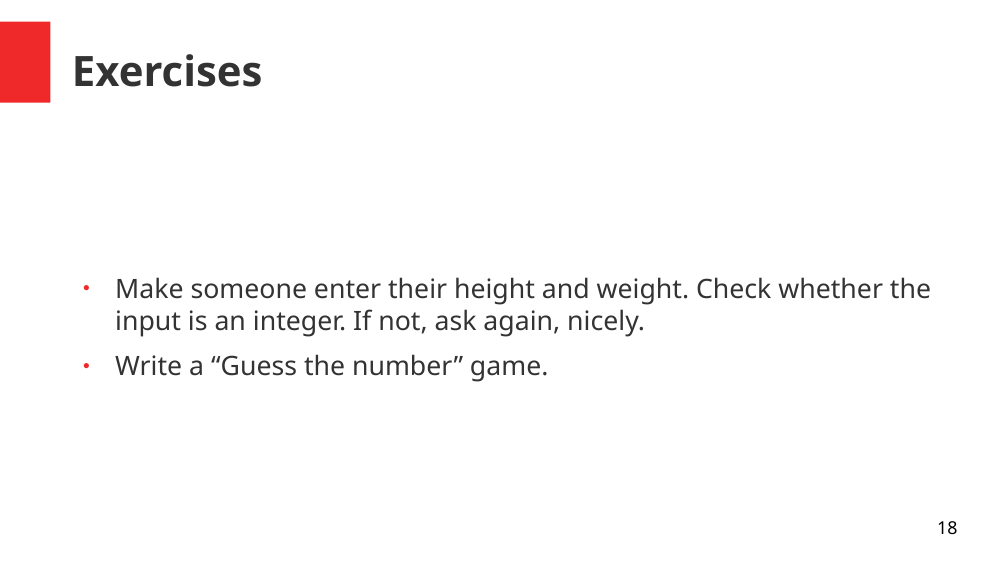
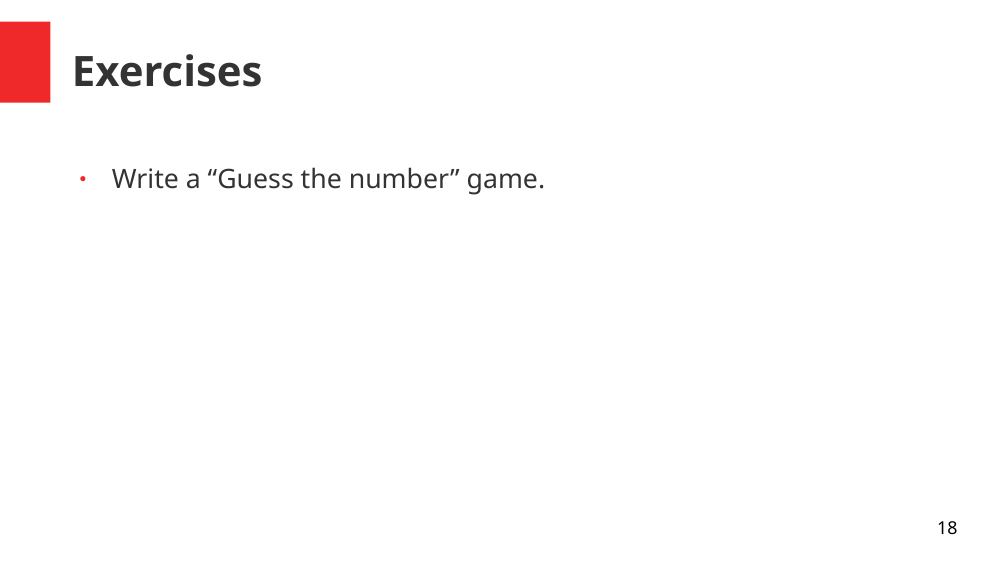
Before and after one commit to Bioinformatics-teaching-UiT/Python_2022, a slide deck: slide 18 of week1/day2/2_1_data_structures.odp. Drawn at 1008x567 pixels with LibreOffice and Linux fonts; fonts in the diff are those of the drawing. Boxes give left, top, right and bottom in pixels: in the first picture for what was removed or moved away, otherwise in the second. Text is boxed around its words. In the diff, an @@ line names an element or a change of style, - is before the commit and + after.

Commit message:
small updates to exercises

```diff
--- a/week1/day2/2_1_data_structures.odp
+++ b/week1/day2/2_1_data_structures.odp
@@ text "Write a “Guess the number” ...": place and size @@
-text "Write a “Guess the number” ..." at box(115, 277, 931, 382)
+text "Write a “Guess the number” ..." at box(112, 167, 545, 195)
@@ text at box(115, 277, 931, 337): paragraph removed @@
-● Make someone enter their height and weight. Check whether the input is an integer. If not, ask again, nicely.
```
